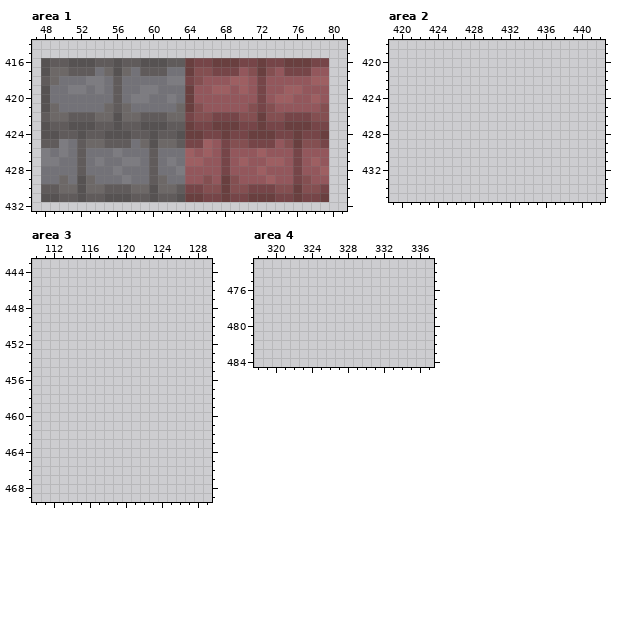
Edited in one commit: pixel-art file (src/concept/sprite/decor.aseprite). Above, as it was before the edit.
512x512 pixels, 1 frame. Colours within 5 levels of each other are drawn and written as one. Shown: area 1: x 47..81, y 414..432; area 2: x 419..442, y 418..435; area 3: x 110..129, y 443..469; area 4: x 318..337, y 473..484. The commit also changed other parts of the picture, which this record leaves out.
Once edited:
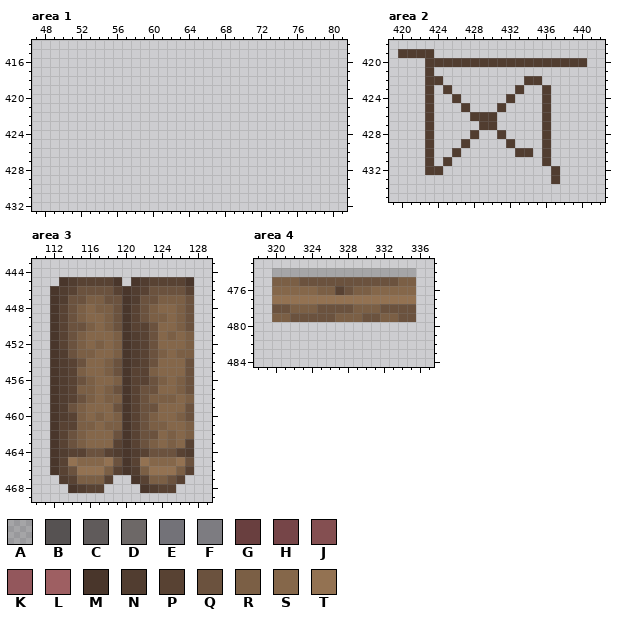
Palette (. is transparent): A #00000032  B #565252  C #605b5b  D #6d6867  E #737278  F #7d7c81  G #693f3f  H #764548  J #844f51  K #93575c  L #9e5f62  M #49362b  N #513d30  P #584233  Q #6b523e  R #7b5f45  S #85674a  T #937252
The exact change:
Changed rows in their new state; - is an unchanged pixel.
Area 1, layer "Layer 1":
first column x 48:
416 ................................
417 ................................
418 ................................
419 ................................
420 ................................
421 ................................
422 ................................
423 ................................
424 ................................
425 ................................
426 ................................
427 ................................
428 ................................
429 ................................
430 ................................
431 ................................
Area 2, layer "Layer 1":
first column x 420:
419 NNNN-----------------
420 ---NNNNNNNNNNNNNNNNNN
421 ---N-----------------
422 ---NN---------NN-----
423 ---N-N-------N--N----
424 ---N--N-----N---N----
425 ---N---N---N----N----
426 ---N----NNN-----N----
427 ---N-----NN-----N----
428 ---N----N--N----N----
429 ---N---N----N---N----
430 ---N--N------NN-N----
431 ---N-N----------N----
432 ---NN------------N---
433 -----------------N---
Area 3, layer "Layer 1":
first column x 112:
445 -MNPPPPM-MNPPPPM
446 MNPQQQQPMNPQQQQP
447 MNQQRRQQMNQQRRRQ
448 MPQRSRRQMPQRSSRQ
449 MPQRSSRQMPQRRSRQ
450 MPQQRSRQMPPQSSRQ
451 MPQRSSSRMNPQSRSR
452 MPQRSRSRMNPQSSSR
453 MNQRRSSRMNPQRSRR
454 MNPQSSRQMNPQSSSQ
455 MNPRSSRQMPPRSSSQ
456 MNPQRSSRMPPQRSRQ
457 MNPRRSRQMPQQSSRQ
458 MNPQRSRRMPQRRRSR
459 MNQRSSSQMPQQSSSQ
460 MNPRSRSRMPQRSSRQ
461 MPPRRSRRMPQRRSSR
462 MPQRSSSQMPQQSRSR
463 MPQRSSSPMPQRSRSP
464 MNPPQQPNMNPQQQPN
465 MPTSSSTQMPTSSSTQ
466 MPQTTTRPMNRTTTRP
467 -NPRRRP--MPRRQP-
468 --MNPP----MNPP--
Area 4, layer "Layer 1":
first column x 320:
474 AAAAAAAAAAAAAAAA
475 RRRQQQQQQQQQQQRR
476 SSSSSRRPQRRSSSSS
477 TTTTTTTTTTTTTTTT
478 QQRRRQQQQRRRQQQQ
479 RRQQQQQRRRQQRRQQ
Boxes around the changes in both pictures, in picture pixels (x1, y1, x2, y2):
erased: (41, 58, 329, 202)
added: (398, 49, 587, 184)
added: (50, 277, 194, 493)
added: (272, 268, 416, 322)
